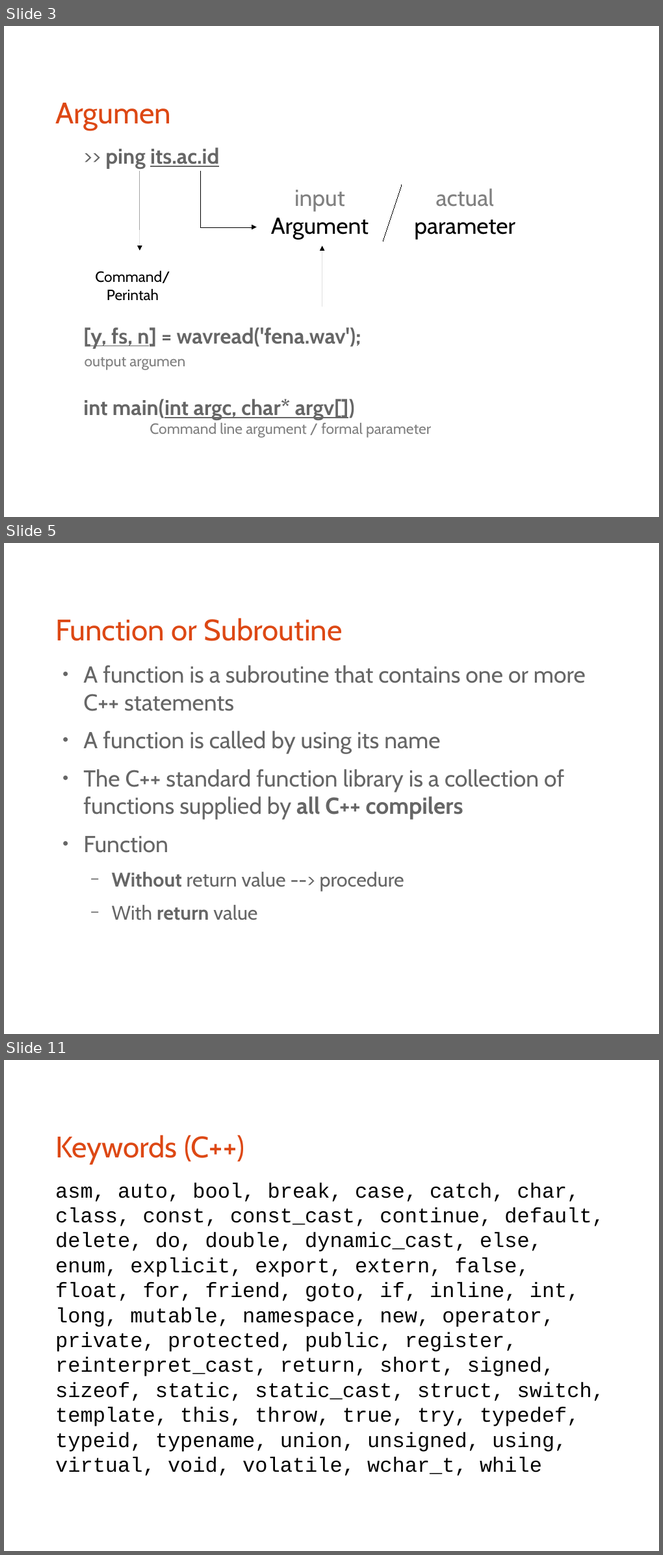
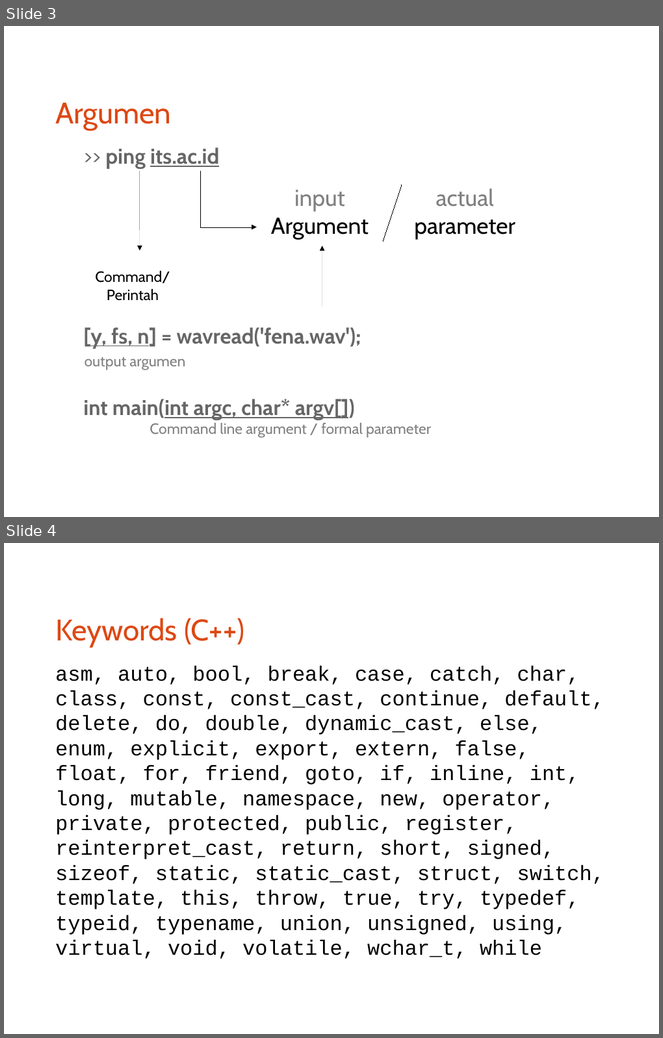
Before and after one commit to bagustris/prokom-tf, a slide deck: prokom4.odp. Shown one above the other, each under a label of ours: slides 3, 5 and 11 before the commit, slides 3 and 4 after it; the slides between them are not shown. The pictures are 663x1555 and 663x1038 pixels, drawn with LibreOffice and Linux fonts; fonts in the diff are those of the drawing. Boxes give left, top, right and bottom in pixels: in the first picture for what was removed or moved away, otherwise in the second. Text is boxed around its words. In the diff, an @@ line names an element or a change of style, - is before the commit and + after.

```diff
--- a/prokom4.odp
+++ b/prokom4.odp
@@ slide 5 removed at [4, 543, 659, 1034], background #FFFFFF @@
@@ title removed at [55, 618, 343, 641] @@
-Function or Subroutine
@@ text removed at [83, 665, 586, 921] @@
-● A function is a subroutine that contains one or more C++ statements
-● A function is called by using its name
-● The C++ standard function library is a collection of functions supplied by all C++ compilers
-● Function
-  − Without return value --> procedure
-  − With return value
@@ what was slide 11 is now slide 4 @@
```
Also in this commit, not shown: 1 slide changed, 1 slide added, 6 other slides removed, 2 other files.
